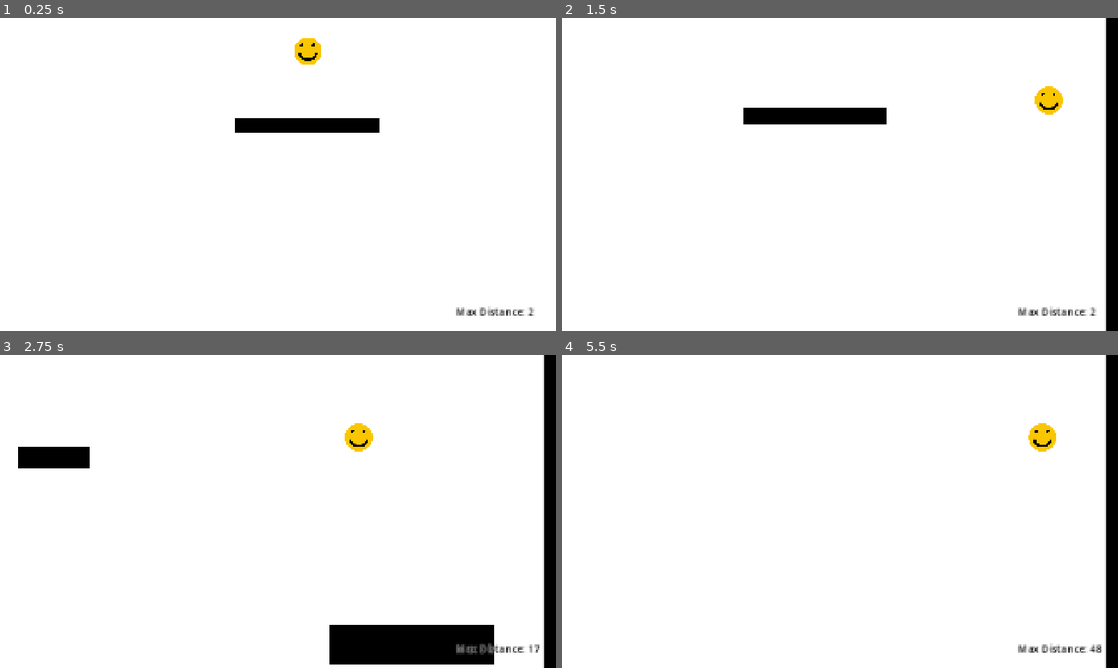
Above: before the commit, frames 1-4 (two rows, left to right).
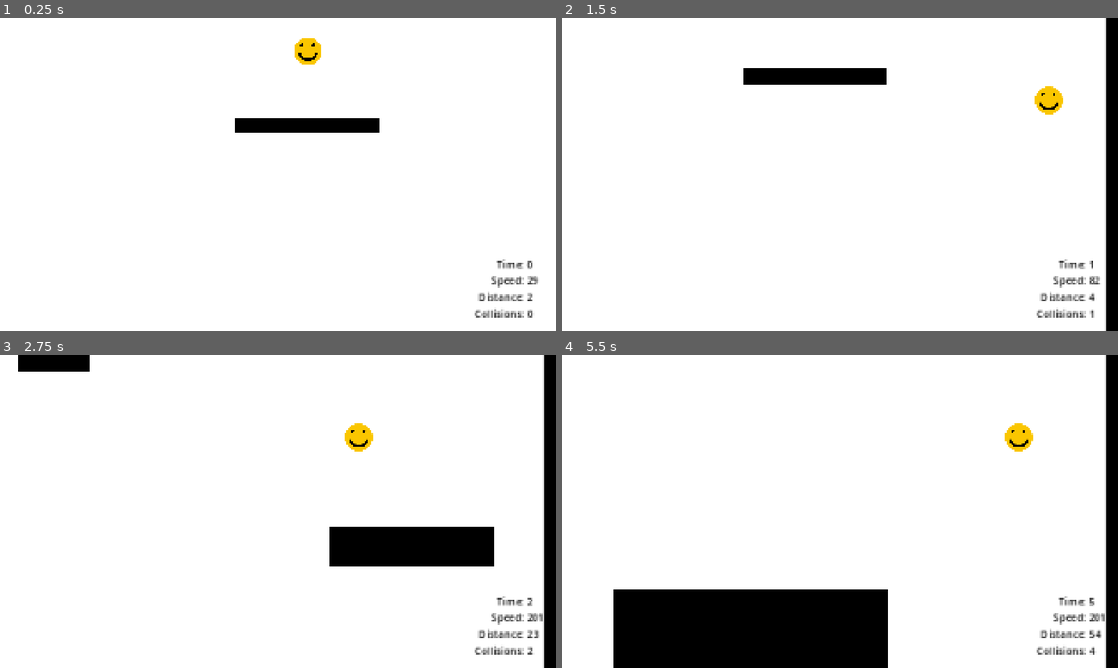
Above: after the commit, the same moments.

Repository: rickakell/FallingGame
Game: Godot game, scene res://scenes/Game.tscn
Two runs of this game, one before a commit and one after it. Both use one fixed random seed, a clock stepped at 60 frames per second and the inputs below.
Inputs:
- Up to frame 1 (0.25 s): no input
- Up to frame 2 (1.5 s): tap Enter (ui_accept) at 0.5, 0.6, 0.77, 1.07, 1.35 s; hold Right (ui_right) from 0.53 s (still down)
- Up to frame 3 (2.75 s): tap Enter (ui_accept) at 1.52, 1.82, 2.1 s; release Right (ui_right) at 2.03 s; hold Left (ui_left) from 2.03 s (still down)
- Up to frame 4 (5.5 s): release Left (ui_left) at 2.78 s; hold Right (ui_right) 2.78-4.28 s; tap Enter (ui_accept) at 2.85, 3.02, 3.32, 3.6, 3.77, 4.07, 4.35, 4.52, 4.82, 5.1 s; hold Left (ui_left) 4.28-5.03 s; hold Right (ui_right) from 5.03 s (still down)

The runs differ from the first frame. In frame 1, 0.8% of the frame differs, in the area x 82-97%, y 77-96%; in frame 2, 3.5%; in frame 3, 9.7%; in frame 4, 14%, in the area x 9-98%, y 21-100%.

Commit message:
Add collision counter, game time, and speed

Diff:
--- a/scenes/Game.tscn
+++ b/scenes/Game.tscn
@@ -24,15 +24,51 @@
 
 [node name="MaxDistance" type="Label" parent="GameManager/HUD" unique_id=934225823]
 z_index = 10
-offset_left = 1575.0
-offset_top = 988.0
-offset_right = 1647.0
-offset_bottom = 1011.0
+offset_left = 1653.0
+offset_top = 937.0
+offset_right = 1725.0
+offset_bottom = 960.0
 scale = Vector2(2.1889791, 2.1889791)
 theme_override_colors/font_color = Color(0, 0, 0, 1)
 theme_override_colors/font_outline_color = Color(1, 1, 1, 1)
 theme_override_constants/outline_size = 4
 text = "Distance:"
+
+[node name="Speed" type="Label" parent="GameManager/HUD" unique_id=1131414472]
+z_index = 10
+offset_left = 1696.0001
+offset_top = 879.0
+offset_right = 1768.0001
+offset_bottom = 902.0
+scale = Vector2(2.1889791, 2.1889791)
+theme_override_colors/font_color = Color(0, 0, 0, 1)
+theme_override_colors/font_outline_color = Color(1, 1, 1, 1)
+theme_override_constants/outline_size = 4
+text = "Speed:"
+
+[node name="Time" type="Label" parent="GameManager/HUD" unique_id=2128856870]
+z_index = 10
+offset_left = 1716.0001
+offset_top = 825.00006
+offset_right = 1788.0001
+offset_bottom = 848.00006
+scale = Vector2(2.1889791, 2.1889791)
+theme_override_colors/font_color = Color(0, 0, 0, 1)
+theme_override_colors/font_outline_color = Color(1, 1, 1, 1)
+theme_override_constants/outline_size = 4
+text = "Time:"
+
+[node name="Collisions" type="Label" parent="GameManager/HUD" unique_id=283101380]
+z_index = 10
+offset_left = 1639.0001
+offset_top = 995.0
+offset_right = 1721.0001
+offset_bottom = 1018.0
+scale = Vector2(2.1889791, 2.1889791)
+theme_override_colors/font_color = Color(0, 0, 0, 1)
+theme_override_colors/font_outline_color = Color(1, 1, 1, 1)
+theme_override_constants/outline_size = 4
+text = "Collisions: "
 
 [node name="Player" parent="." unique_id=142940438 instance=ExtResource("1_ibkli")]
 unique_name_in_owner = true
@@ -230,11 +266,11 @@
 scale = Vector2(1.64, 1)
 
 [node name="RectangleObstacle38" parent="RactangleObstacles" unique_id=1628476804 instance=ExtResource("3_cpr0p")]
-position = Vector2(-373, 64756)
-scale = Vector2(0.26279247, 45.825275)
+position = Vector2(-433, 64756.004)
+scale = Vector2(0.902794, 45.825275)
 
 [node name="RectangleObstacle39" parent="RactangleObstacles" unique_id=1015489885 instance=ExtResource("3_cpr0p")]
-position = Vector2(323, 64790)
+position = Vector2(465.00003, 64790)
 scale = Vector2(-0.5112006, 39.316067)
 
 [node name="RectangleObstacle40" parent="RactangleObstacles" unique_id=1400540542 instance=ExtResource("3_cpr0p")]
--- a/scripts/game_manager.gd
+++ b/scripts/game_manager.gd
@@ -2,13 +2,26 @@
 
 static var max_distance = 0;
 static var current_distance = 0;
+static var speed = 0;
+static var collisions = 0;
+static var game_time = 0;
+static var game_start_time;
+
 # Called when the node enters the scene tree for the first time.
 func _ready() -> void:
-	pass # Replace with function body.
+	game_start_time = Time.get_unix_time_from_system();
 
 
 # Called every frame. 'delta' is the elapsed time since the previous frame.
 func _process(delta: float) -> void:
 	current_distance = floor(abs(%Player.get_position().y) / 100);
 	max_distance = max(current_distance, max_distance);
-	$HUD/MaxDistance.text = "Max Distance: " + str(int(max_distance));
+	$HUD/MaxDistance.text = "Distance: " + str(int(max_distance));
+
+	speed = floor(%Player.velocity.y);
+	$HUD/Speed.text = "Speed: " + str(int(speed / 10));
+
+	$HUD/Collisions.text = "Collisions: " + str(%Player.collisions)
+
+	game_time = Time.get_unix_time_from_system() - game_start_time;
+	$HUD/Time.text = "Time: " + str(int(game_time));
--- a/scripts/player.gd
+++ b/scripts/player.gd
@@ -2,22 +2,19 @@
 
 
 const SPEED = 1500.0
-const JUMP_VELOCITY = -400.0
 # Adjust gravity to make the game feel better
 const GRAVITY_MODIFIER = 1.3
 # Set a terminal velocity that gives you time to dodge
-const TERMINAL_VELOCITY = 2000;
+const TERMINAL_VELOCITY = 2000
 
+static var collisions = 0;
 
+var can_collide = true
 func _physics_process(delta: float) -> void:
 	# Add the gravity.
 	if not is_on_floor() and velocity.y <= TERMINAL_VELOCITY:
 		velocity += get_gravity() * GRAVITY_MODIFIER * delta;
 		print(velocity);
-
-	# Handle jump.
-	if Input.is_action_just_pressed("ui_accept") and is_on_floor():
-		velocity.y = JUMP_VELOCITY
 
 	# Get the input direction and handle the movement/deceleration.
 	# As good practice, you should replace UI actions with custom gameplay actions.
@@ -28,3 +25,8 @@
 		velocity.x = move_toward(velocity.x, 0, SPEED)
 
 	move_and_slide()
+	if can_collide:
+		if get_slide_collision_count():
+			can_collide = false;
+			get_tree().create_timer(1).timeout.connect(func(): can_collide = true)
+			collisions += 1
